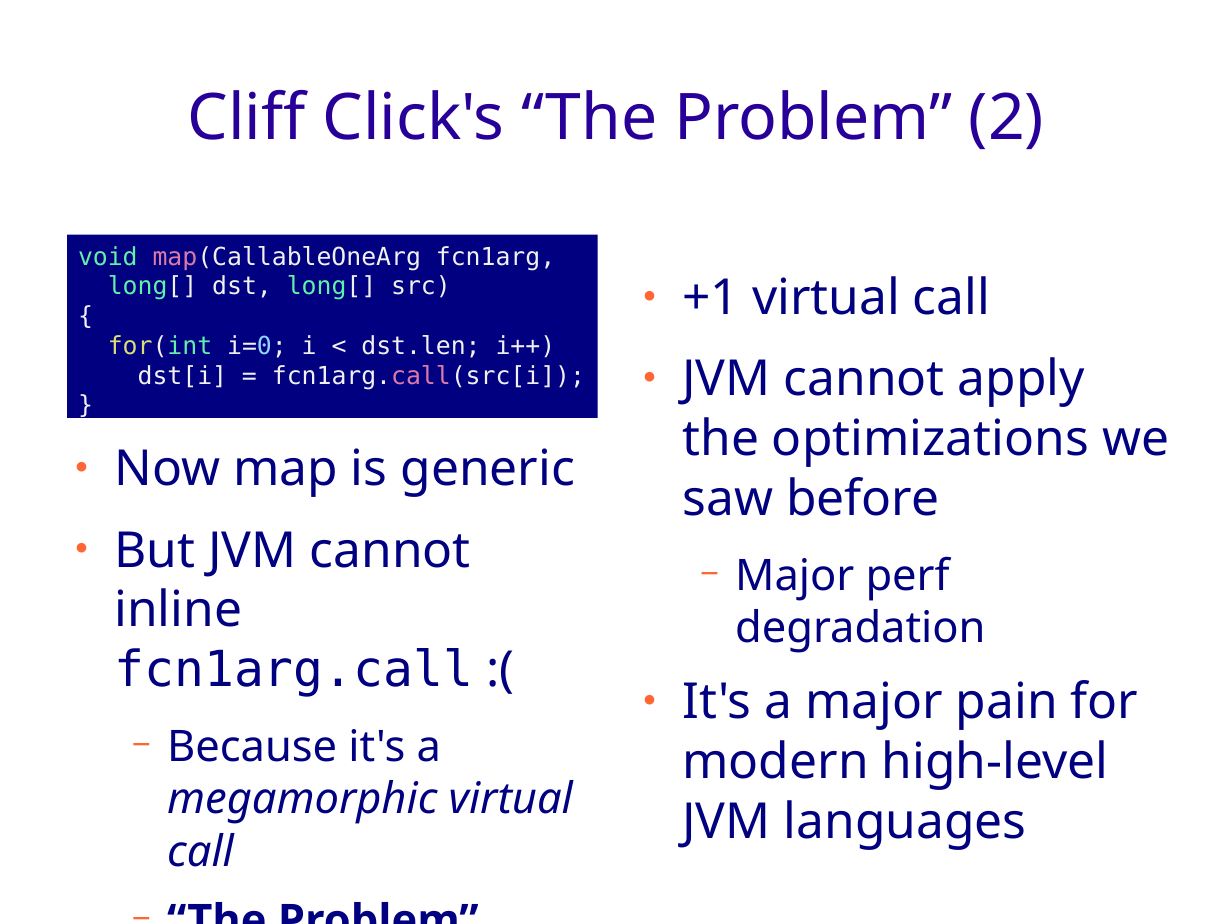
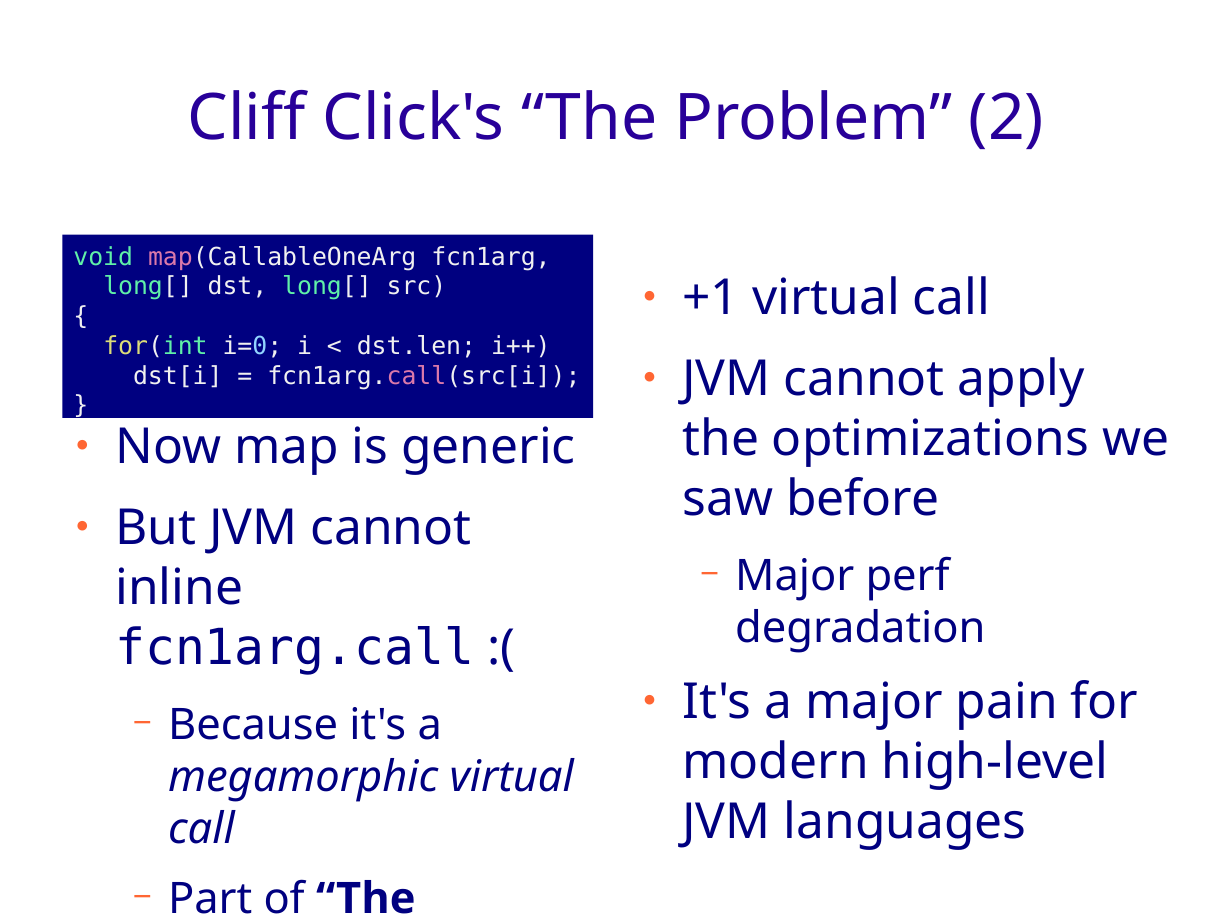
Before and after one commit to geo-kollias/msc-thesis-tex, a slide deck: slide 5 of geokollias_msc_thesis_pres.odp. Drawn at 1232x924 pixels with LibreOffice and Linux fonts; fonts in the diff are those of the drawing; background and template pictures are left out. Boxes give left, top, right and bottom in pixels: in the first picture for what was removed or moved away, otherwise in the second. Text is boxed around its words. In the diff, an @@ line names an element or a change of style, - is before the commit and + after.

```diff
--- a/geokollias_msc_thesis_pres.odp
+++ b/geokollias_msc_thesis_pres.odp
@@ rectangle "void map(CallableOneArg fcn1arg,": place and size @@
-rectangle "void map(CallableOneArg fcn1arg," at (67,235,598,418)
+rectangle "void map(CallableOneArg fcn1arg," at (63,235,594,418)
@@ text "Now map is generic": place and size @@
-text "Now map is generic" at (114,448,575,867)
+text "Now map is generic" at (115,416,575,914)
@@ text at (168,879,415,914): text changed @@
-  − “The Problem”
+  − Part of “The Problem”
```
Also in this commit, not shown: 5 other slides changed, 11 other files.
